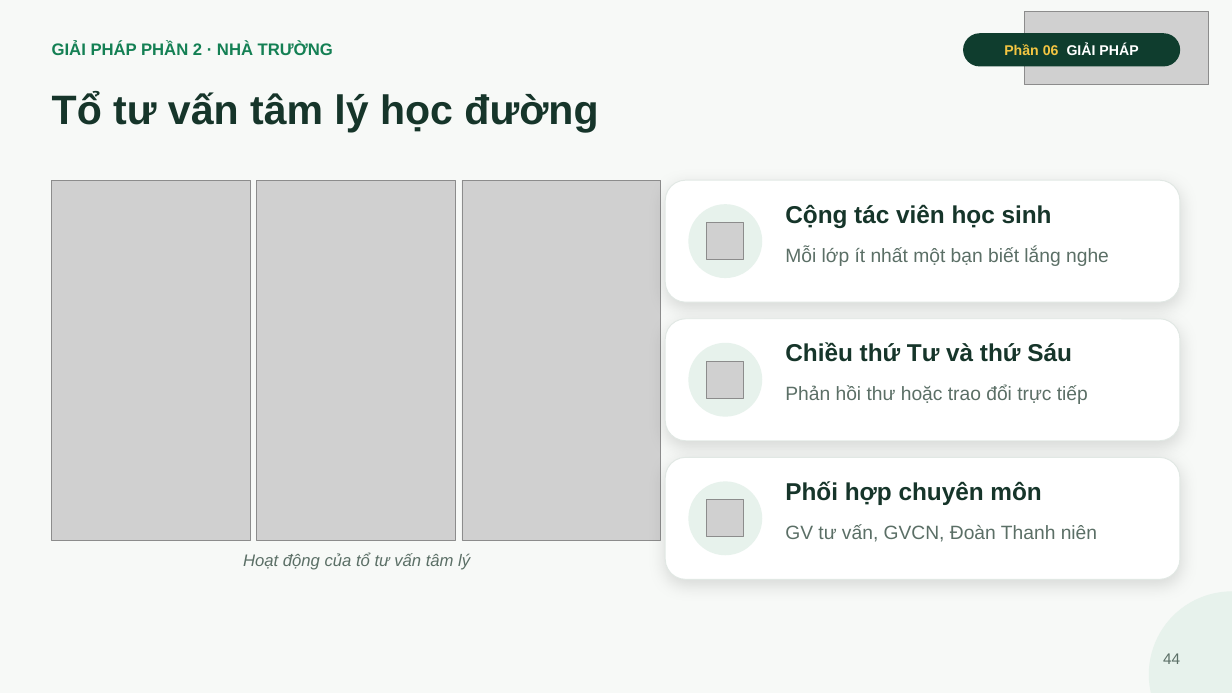
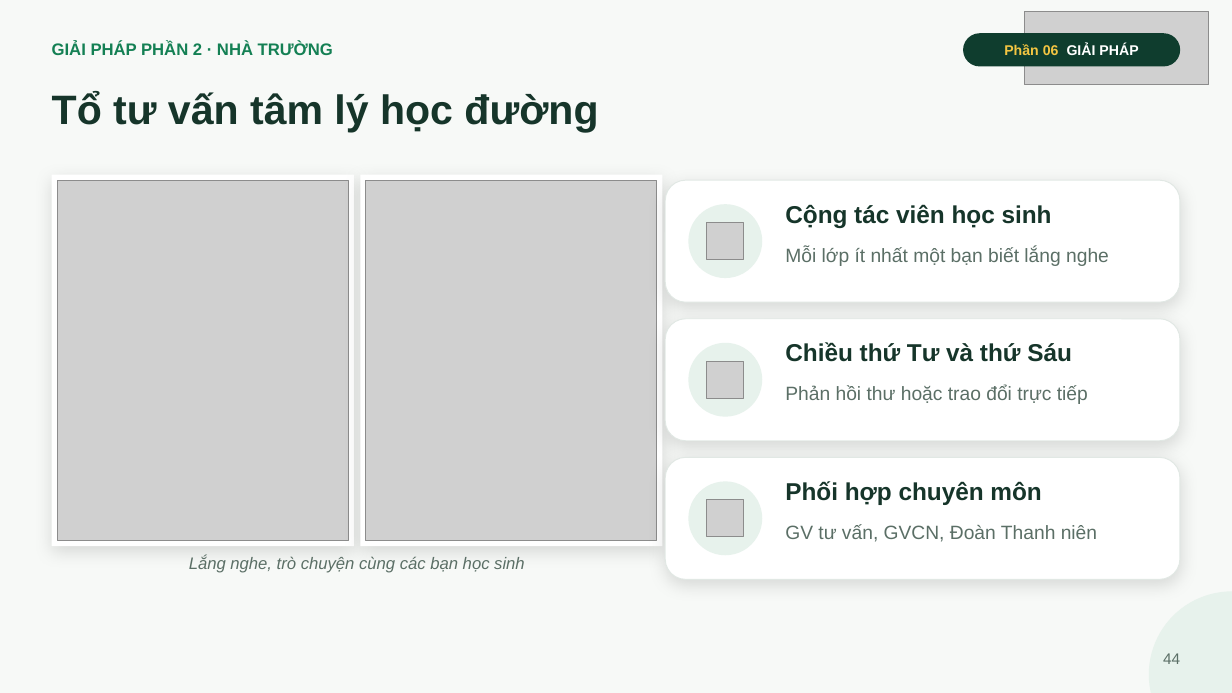
Before and after one commit to ngohuonglan2003-lab/Ppt-canva-ap-luc-dong-trang-lua, a slide deck: slide 44 of slide/Ap-luc-dong-trang-lua.pptx. Drawn at 1232x693 pixels with LibreOffice and Linux fonts; fonts in the diff are those of the drawing; grey boxes stand for pictures. Boxes give left, top, right and bottom in pixels: in the first picture for what was removed or moved away, otherwise in the second. Text is boxed around its words. In the diff, an @@ line names an element or a change of style, - is before the commit and + after.

```diff
--- a/slide/Ap-luc-dong-trang-lua.pptx
+++ b/slide/Ap-luc-dong-trang-lua.pptx
@@ rectangle added at [52,175,354,546], fill #FFFFFF @@
@@ rectangle added at [360,175,663,546], fill #FFFFFF @@
@@ picture: place and size @@
-picture at [52,180,250,541]
+picture at [57,180,348,541]
@@ picture removed at [257,180,456,541] @@
@@ picture: place and size @@
-picture at [462,180,661,541]
+picture at [366,180,657,541]
@@ text added at [189,555,525,573], 13 pt, text #5B6F66, italic @@
+Lắng nghe, trò chuyện cùng các bạn học sinh
@@ text removed at [243,552,470,570] @@
-Hoạt động của tổ tư vấn tâm lý
```
Also in this commit, not shown: 12 other slides changed, 4 other files.
